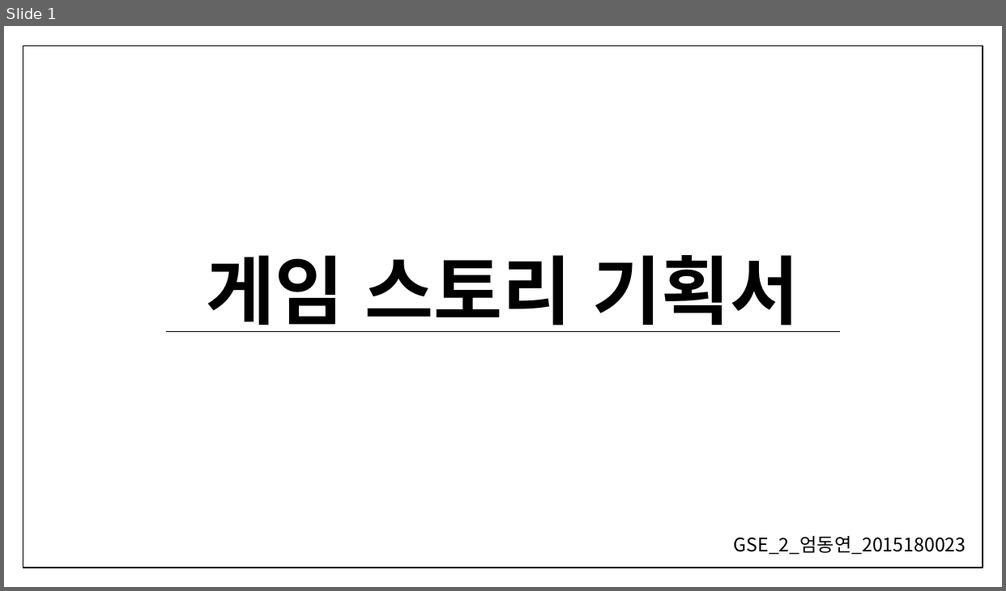
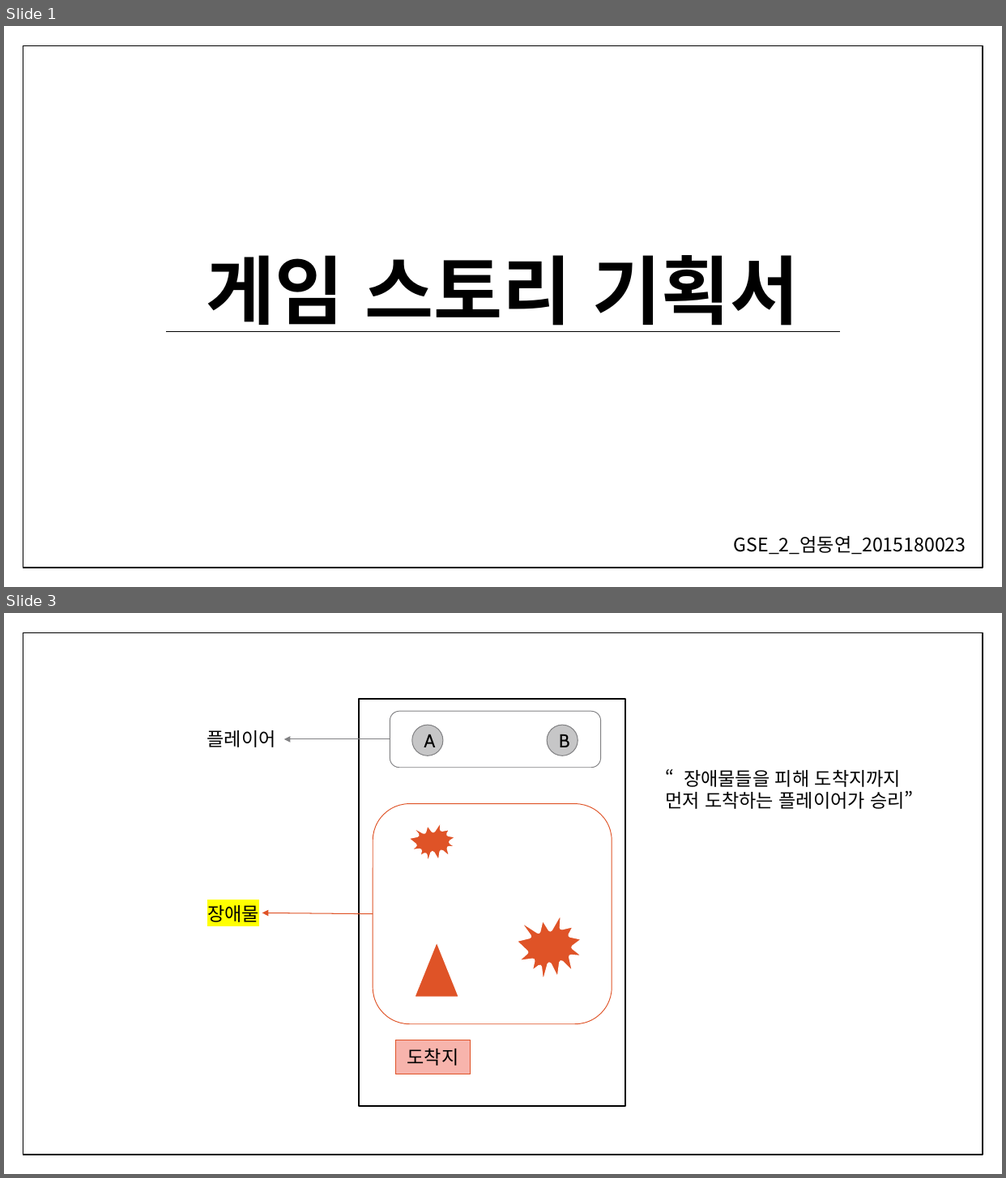
Before and after one commit to EomDongyeon/GSE_-_2015180023, a slide deck: 게임스토리기획서_엄동연_2015180023.pptx. Shown one above the other, each under a label of ours: slide 1 before the commit, slides 1 and 3 after it; the slides between them are not shown. The pictures are 1006x591 and 1006x1178 pixels, drawn with LibreOffice and Linux fonts; fonts in the diff are those of the drawing. Boxes give left, top, right and bottom in pixels: in the first picture for what was removed or moved away, otherwise in the second. Text is boxed around its words. In the diff, an @@ line names an element or a change of style, - is before the commit and + after.

```diff
--- a/게임스토리기획서_엄동연_2015180023.pptx
+++ b/게임스토리기획서_엄동연_2015180023.pptx
@@ slide 3 added at (4, 613, 1002, 1174), background #FFFFFF; not listed: 1 template element that a slide beside it also shows @@
@@ rectangle added at (359, 699, 625, 1107), fill #FFFFFF, outline #000000 1.5 pt @@
@@ text added at (207, 730, 276, 747), 18 pt, text #000000 @@
+플레이어
@@ rounded rectangle added at (390, 711, 602, 767), outline #818183 0.75 pt @@
@@ ellipse added at (412, 726, 443, 756), fill #C7C7C8, outline #818183 0.79 pt, 18 pt, text #000000 @@
+A
@@ ellipse added at (547, 726, 577, 756), fill #C7C7C8, outline #818183 0.79 pt, 18 pt, text #000000 @@
+B
@@ arrow added from (390, 739) to (284, 739), #818183 0.79 pt @@
@@ text added at (665, 769, 913, 809), 18 pt, text #000000 @@
+“장애물들을 피해 도착지까지
+먼저 도착하는 플레이어가 승리”
@@ rounded rectangle added at (373, 804, 612, 1024), outline #DF5327 0.75 pt @@
@@ irregular seal added at (405, 816, 462, 871), fill #DF5327, outline #FFFFFF 4.25 pt @@
@@ text added at (207, 905, 259, 922), 18 pt, text #000000 @@
+장애물
@@ arrow added from (373, 914) to (262, 914), #DF5327 0.79 pt @@
@@ irregular seal added at (513, 908, 587, 990), fill #DF5327, outline #FFFFFF 4.25 pt @@
@@ triangle added at (412, 938, 462, 999), fill #DF5327, outline #FFFFFF 4.25 pt @@
@@ rectangle added at (395, 1041, 471, 1075), fill #F7B5AD, outline #DF5327 0.79 pt, 18 pt, text #000000 @@
+도착지
```
Also in this commit, not shown: 1 slide changed, 1 slide removed.
